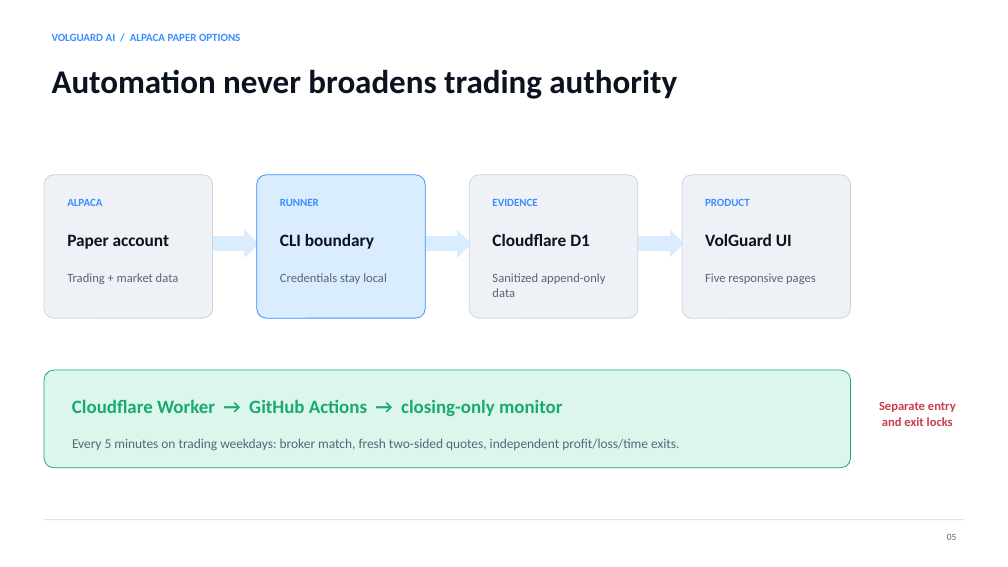
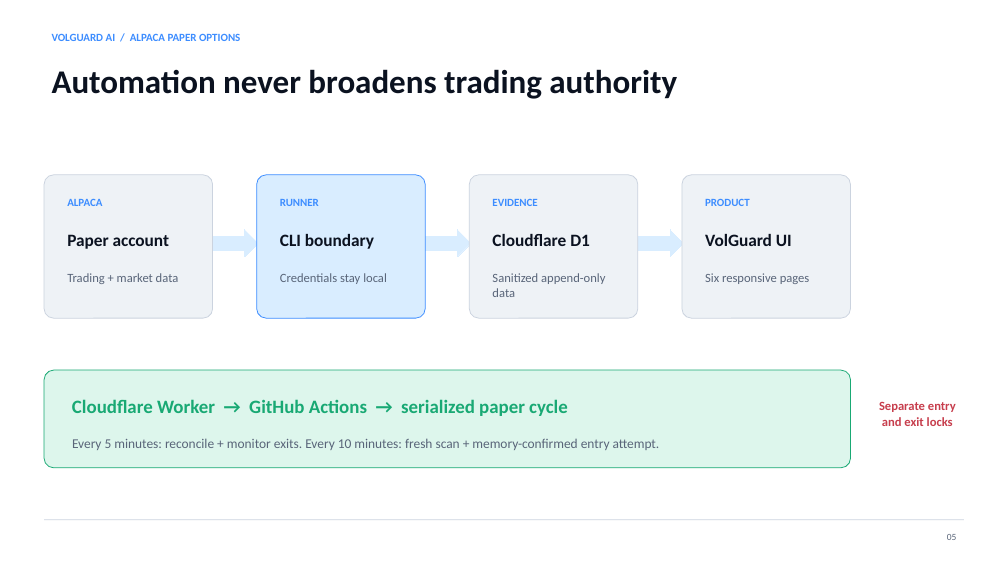
Before and after one commit to Brikita/Alpaca, a slide deck: slide 5 of docs/VolGuard_Hackathon_Deck.pptx. Drawn at 1008x567 pixels with LibreOffice and Linux fonts; fonts in the diff are those of the drawing. Boxes give left, top, right and bottom in pixels: in the first picture for what was removed or moved away, otherwise in the second. Text is boxed around its words. In the diff, an @@ line names an element or a change of style, - is before the commit and + after.

Commit message:
feat: gate entries with decision memory

```diff
--- a/docs/VolGuard_Hackathon_Deck.pptx
+++ b/docs/VolGuard_Hackathon_Deck.pptx
@@ text at [705,273,810,284]: text changed @@
-Five responsive pages
+Six responsive pages
@@ text at [72,399,568,416]: text changed @@
-Cloudflare Worker → GitHub Actions → closing-only monitor
+Cloudflare Worker → GitHub Actions → serialized paper cycle
@@ text at [72,438,660,450]: text changed @@
-Every 5 minutes on trading weekdays: broker match, fresh two-sided quotes, independent profit/loss/time exits.
+Every 5 minutes: reconcile + monitor exits. Every 10 minutes: fresh scan + memory-confirmed entry attempt.
```
Also in this commit, not shown: 2 other slides changed, 19 other files.
